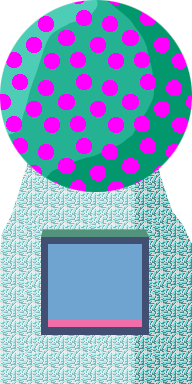
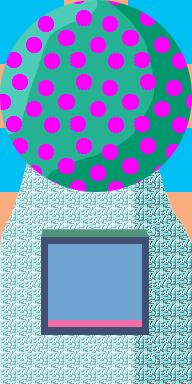
Layer changes from the first 192x384 image to the second:
showed "Layer 1" over [0, 0, 192, 250]
